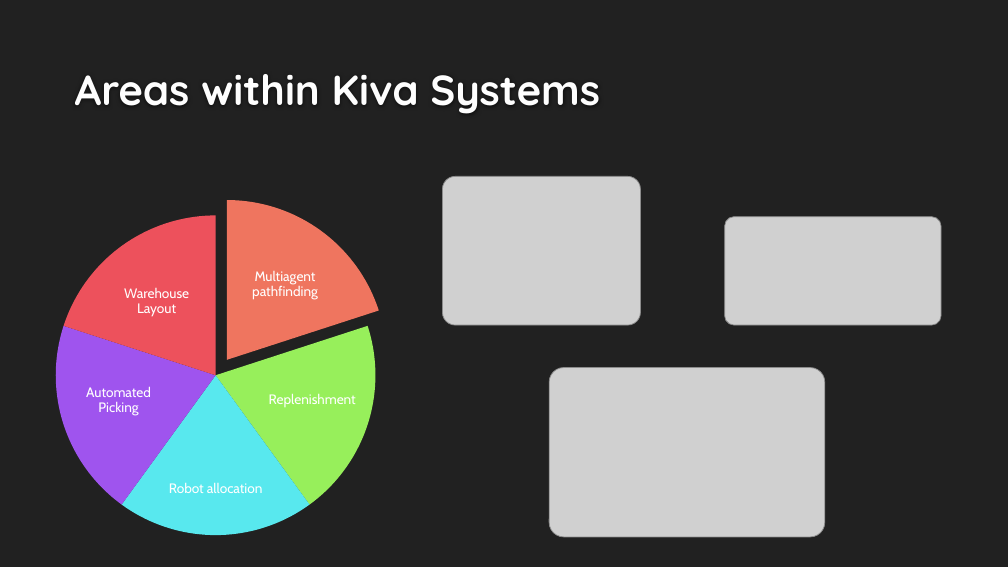
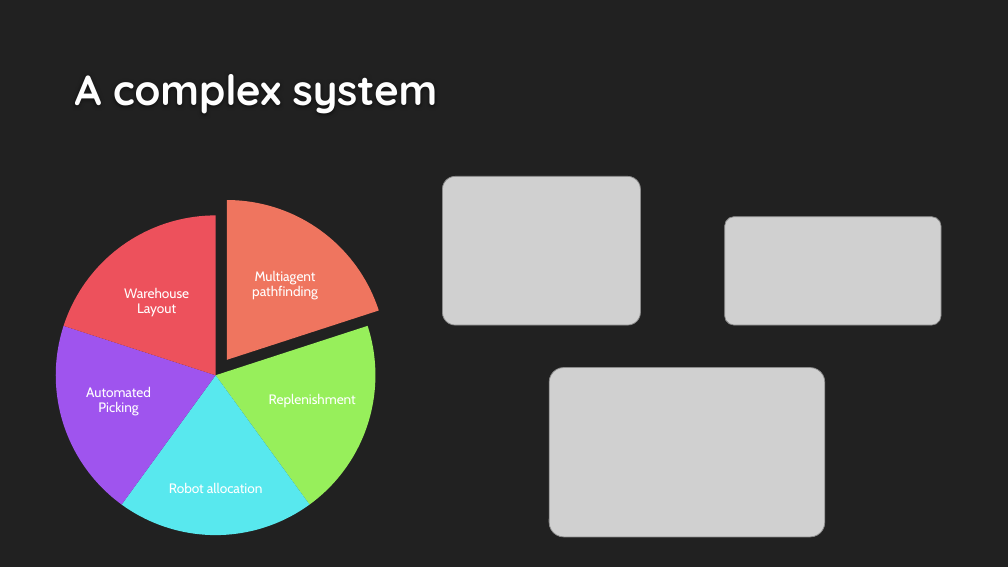
Before and after one commit to VikingDai/Honours-MAPF, a slide deck: slide 14 of Documents/Intermediate Presentation/Presentation Rev 3.pptx. Drawn at 1008x567 pixels with LibreOffice and Linux fonts; fonts in the diff are those of the drawing; grey boxes stand for pictures; background and template pictures are left out. Boxes give left, top, right and bottom in pixels: in the first picture for what was removed or moved away, otherwise in the second. Text is boxed around its words. In the diff, an @@ line names an element or a change of style, - is before the commit and + after.

```diff
--- a/Documents/Intermediate Presentation/Presentation Rev 3.pptx
+++ b/Documents/Intermediate Presentation/Presentation Rev 3.pptx
@@ title at [75,74,438,114]: text changed @@
-Areas within Kiva Systems
+A complex system
```
Also in this commit, not shown: 6 other slides changed, 1 slide added.
